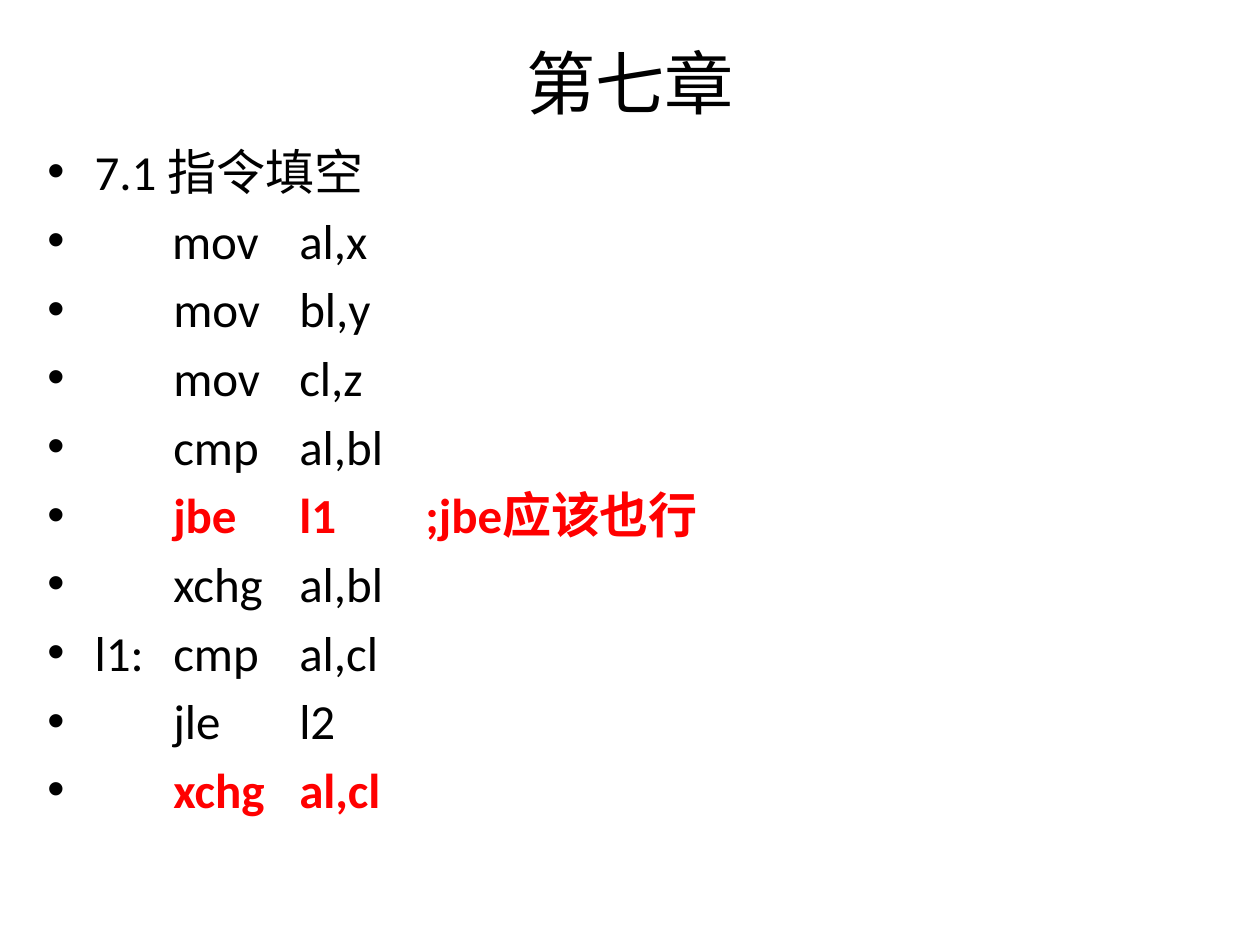
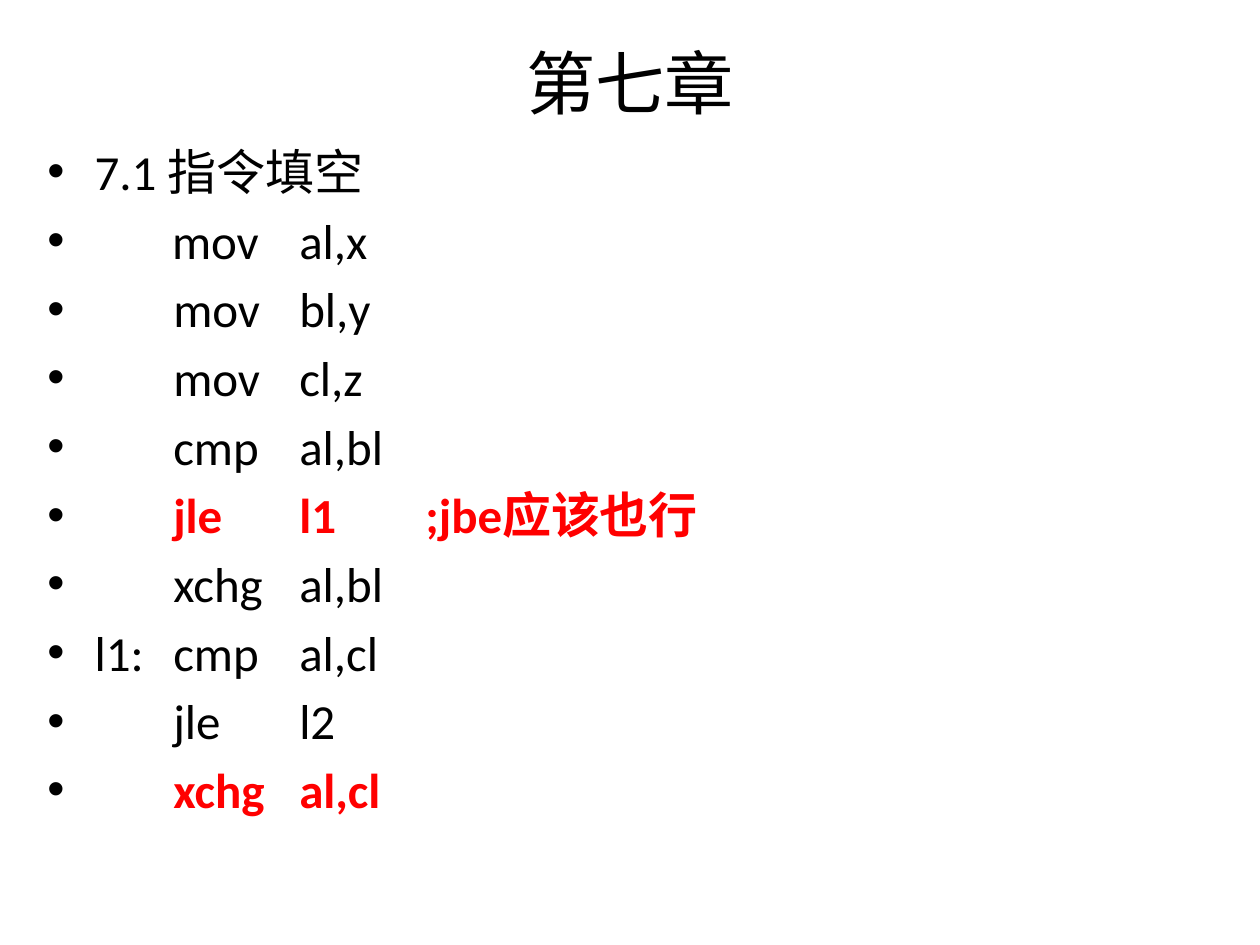
Before and after one commit to 3210448723/HnustExam, a slide deck: slide 29 of 汇编语言/汇编作业-有自己的修改.pptx. Drawn at 1260x945 pixels with LibreOffice and Linux fonts; fonts in the diff are those of the drawing. Boxes give left, top, right and bottom in pixels: in the first picture for what was removed or moved away, otherwise in the second. Text is boxed around its words. In the diff, an @@ line names an element or a change of style, - is before the commit and + after.

```diff
--- a/汇编语言/汇编作业-有自己的修改.pptx
+++ b/汇编语言/汇编作业-有自己的修改.pptx
@@ text at (x1=173, y1=493, x2=698, y2=542): text changed @@
-• jbe l1 ;jbe应该也行
+• jle l1 ;jbe应该也行
```
Also in this commit, not shown: 13 other slides changed.
